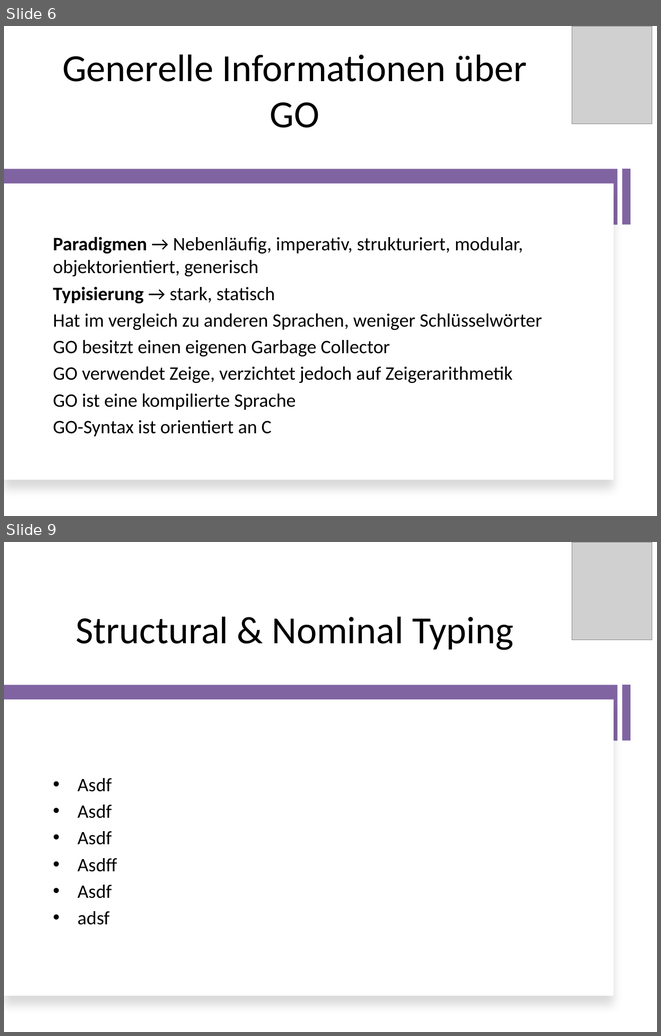
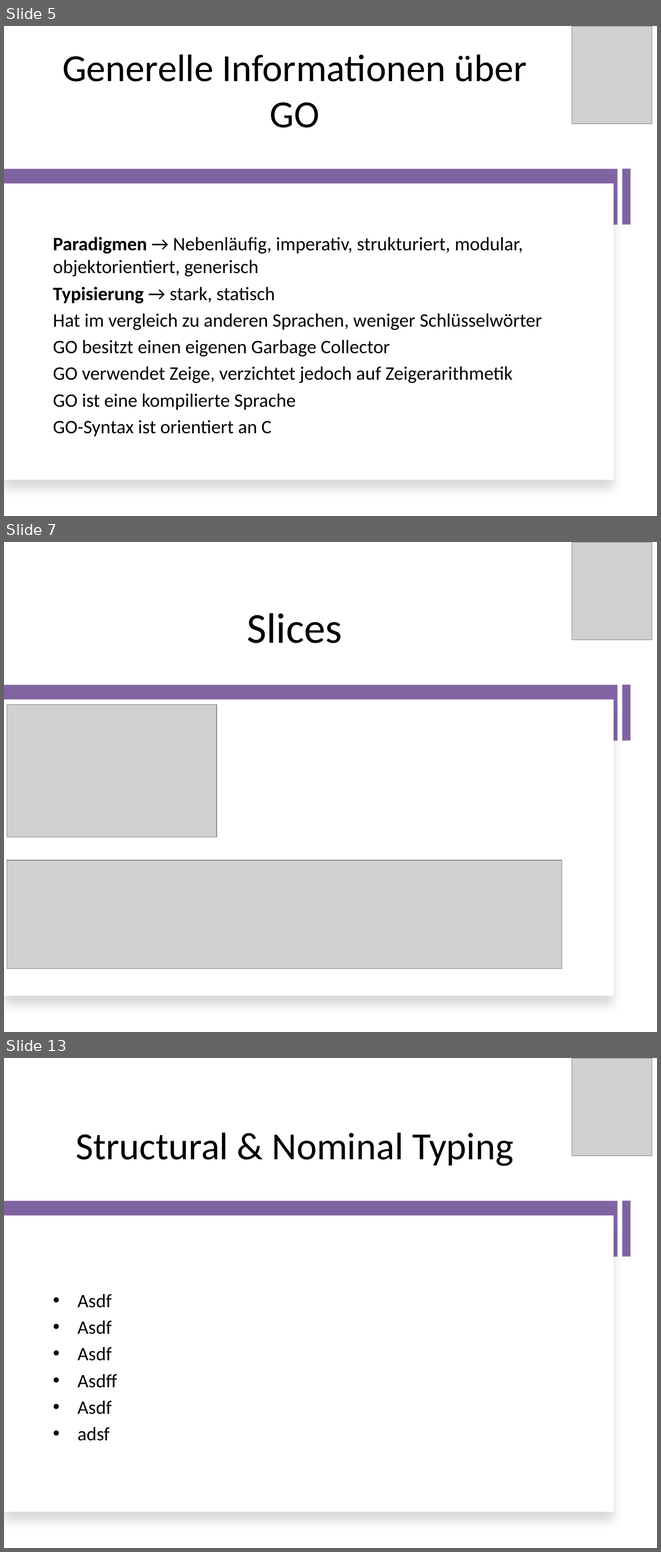
Before and after one commit to RatedNextGen/pcp-go, a slide deck: presentation/GO-Präsi.pptx. Shown one above the other, each under a label of ours: slides 6 and 9 before the commit, slides 5, 7 and 13 after it; the slides between them are not shown. The pictures are 661x1036 and 661x1552 pixels, drawn with LibreOffice and Linux fonts; fonts in the diff are those of the drawing; grey boxes stand for pictures. Boxes give left, top, right and bottom in pixels: in the first picture for what was removed or moved away, otherwise in the second. Text is boxed around its words. In the diff, an @@ line names an element or a change of style, - is before the commit and + after.

```diff
--- a/presentation/GO-Präsi.pptx
+++ b/presentation/GO-Präsi.pptx
@@ slide 7 added at (4,542,657,1032), background #FFFFFF @@
@@ picture added at (572,542,652,640) @@
@@ title added at (247,613,342,643), 47 pt, text #000000 @@
+Slices
@@ rectangle added at (622,685,630,740), fill #8064A2 @@
@@ rectangle added at (4,685,618,741), fill #8064A2 @@
@@ rectangle added at (4,699,614,996), fill #FFFFFF @@
@@ picture added at (7,705,217,837) @@
@@ picture added at (7,860,562,968) @@
@@ what was slide 6 is now slide 5 @@
@@ what was slide 9 is now slide 13 @@
```
Also in this commit, not shown: 3 slides changed, 3 other slides added.
